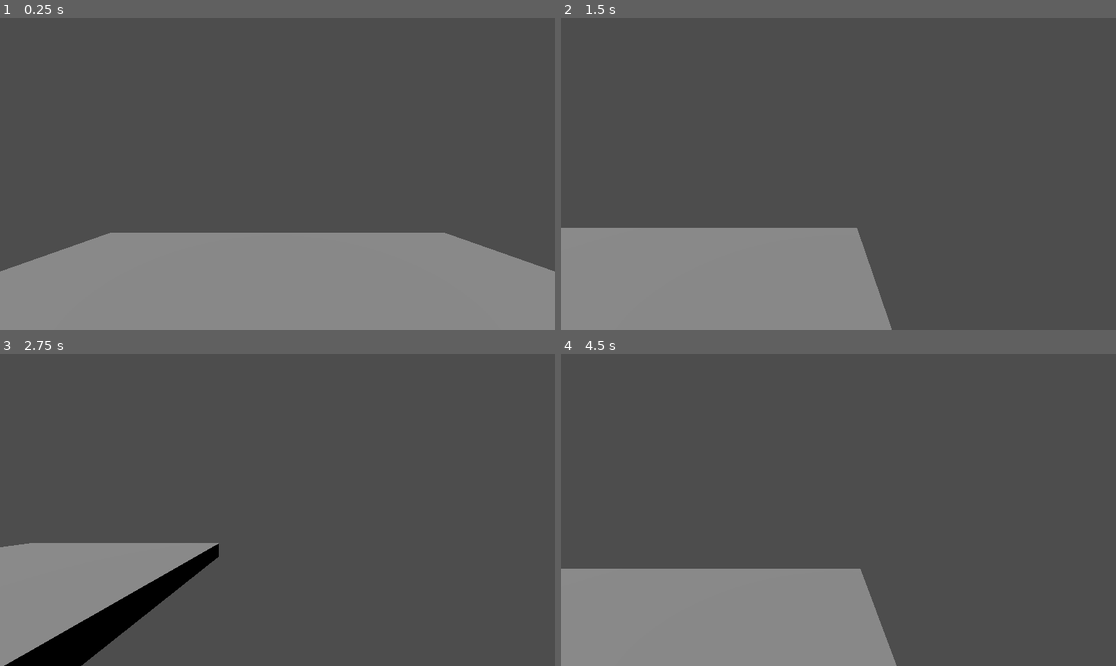
Above: before the commit, frames 1-4 (two rows, left to right).
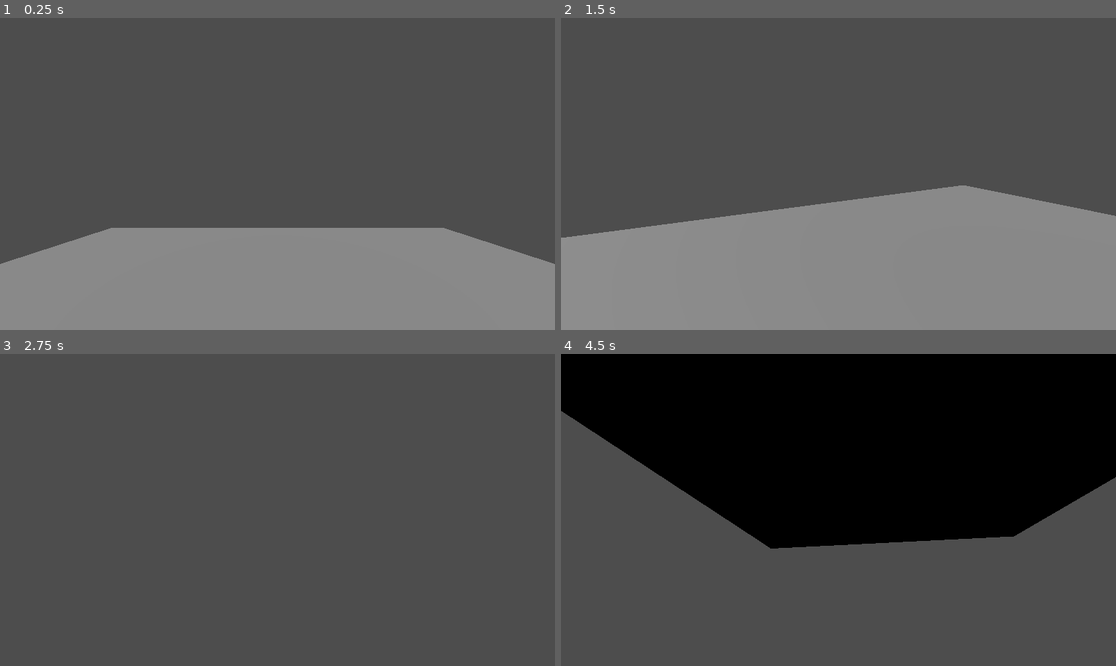
Above: after the commit, the same moments.

Repository: arrowira/DarkFantasyRPG
Game: Godot game, scene res://Scenes/Main.tscn
Same seed, same stepped clock (60 frames per second), same inputs: the game is played once before the commit and once after it.
Inputs (mouse positions are in pixels of both pictures, inside the frame that each line leads up to):
- Up to frame 1 (0.25 s): no input
- Up to frame 2 (1.5 s): move the mouse to (960, 158) at 0.52 s; hold D (Right) 0.53-1.28 s; hold Space (Jump, bound only after the commit) 0.53-1.28 s; move the mouse to (727, 189) at 1.27 s; hold S (Backward) from 1.28 s (still down); tap Space (Jump, bound only after the commit) at 1.35 s
- Up to frame 3 (2.75 s): tap Space (Jump, bound only after the commit) at 1.52, 1.82 s; move the mouse to (333, 441) at 2.02 s; release S (Backward) at 2.03 s; hold D (Right) from 2.03 s (still down); hold Space (Jump, bound only after the commit) from 2.03 s (still down)
- Up to frame 4 (4.5 s): move the mouse to (810, 572) at 2.77 s; release D (Right) at 2.78 s; release Space (Jump, bound only after the commit) at 2.78 s; hold W (Forward) 2.78-3.53 s; tap Space (Jump, bound only after the commit) at 2.85, 3.02, 3.32, 4.35 s; move the mouse to (1005, 556) at 3.52 s; hold Space (Jump, bound only after the commit) 3.53-4.28 s; hold A (Left) from 3.53 s (still down); move the mouse to (672, 463) at 4.27 s

The runs differ from the first frame. In frame 1, 1.7% of the frame differs, in the area x 0-100%, y 67-82%; in frame 2, 21%; in frame 3, 11%; in frame 4, 69%, in the area x 0-100%, y 0-100%.

Commit message:
Full FPS Controller

Diff:
--- a/dark-fantasy-rpg/Scenes/Main.tscn
+++ b/dark-fantasy-rpg/Scenes/Main.tscn
@@ -1,8 +1,10 @@
-[gd_scene load_steps=3 format=3 uid="uid://b5o2jc4gm3fue"]
+[gd_scene load_steps=4 format=3 uid="uid://b5o2jc4gm3fue"]
 
 [ext_resource type="PackedScene" uid="uid://h3rweylpaqkv" path="res://Scenes/Player.tscn" id="1_r150o"]
 
 [sub_resource type="BoxMesh" id="BoxMesh_r150o"]
+
+[sub_resource type="BoxShape3D" id="BoxShape3D_r150o"]
 
 [node name="Node3D" type="Node3D"]
 
@@ -15,5 +17,10 @@
 transform = Transform3D(14.494624, 0, 0, 0, 1, 0, 0, 0, 18.329693, 0, -2.3781414, 0)
 mesh = SubResource("BoxMesh_r150o")
 
+[node name="StaticBody3D" type="StaticBody3D" parent="Ground"]
+
+[node name="CollisionShape3D" type="CollisionShape3D" parent="Ground/StaticBody3D"]
+shape = SubResource("BoxShape3D_r150o")
+
 [node name="DirectionalLight3D" type="DirectionalLight3D" parent="."]
 transform = Transform3D(1, 0, 0, 0, 0.52184355, 0.8530412, 0, -0.8530412, 0.52184355, 0, 9.504418, 6.0265527)
--- a/dark-fantasy-rpg/Scripts/PlayerMovement.gd
+++ b/dark-fantasy-rpg/Scripts/PlayerMovement.gd
@@ -1,10 +1,49 @@
 extends CharacterBody3D
 
 var PlayerSpeed = 1
+var Jump = false
+var JumpVelocity = 2
+var Gravity = 0
+var Grounded = false
+var Friction = 0.9
+
+var MouseSense = 0.005
+var CamPitch = 0
+@onready var Camera = $Camera3D
+
+func _ready() -> void:
+	Input.set_mouse_mode(Input.MOUSE_MODE_CAPTURED)
+	Gravity = ProjectSettings.get_setting("physics/3d/default_gravity")
 
 func _physics_process(delta: float) -> void:
 	var InputDir = Input.get_vector("Left","Right", "Forward", "Backward")
 	var Dir = (transform.basis * Vector3(InputDir.x, 0, InputDir.y)).normalized()
-	velocity+=Dir*PlayerSpeed
-	velocity*=0.9
+	if(Grounded == true):
+		velocity+=Dir*PlayerSpeed
+	else:
+		velocity+=Dir*(PlayerSpeed*0.6)
+	velocity.x*=Friction
+	velocity.z*=Friction
+
+	if(Input.is_action_pressed("Jump") && Jump == true):
+		velocity.y+=JumpVelocity
+		Jump = false
+
+	#Make a custom function later, will detect if on top of enemies or something else as is on floor as well
+	if(!is_on_floor()):
+		velocity.y-=(Gravity*0.01)
+		Jump = false
+		Grounded = false
+	else:
+		Jump = true
+		Grounded = true
+
 	move_and_slide()
+
+#No idea how this functions works. I just copied it.
+func _input(event):
+	if(event is InputEventMouseMotion):
+		rotate_y(-event.relative.x * MouseSense)
+		CamPitch -= event.relative.y * MouseSense
+		CamPitch = clamp(CamPitch, deg_to_rad(-90), deg_to_rad(90))
+		Camera.rotation.x = CamPitch
--- a/dark-fantasy-rpg/project.godot
+++ b/dark-fantasy-rpg/project.godot
@@ -37,3 +37,8 @@
 "events": [Object(InputEventKey,"resource_local_to_scene":false,"resource_name":"","device":0,"window_id":0,"alt_presse …(189 unchanged characters)…
 ]
 }
+Jump={
+"deadzone": 0.2,
+"events": [Object(InputEventKey,"resource_local_to_scene":false,"resource_name":"","device":-1,"window_id":0,"alt_pressed":false,"shift_pressed":false,"ctrl_pressed":false,"meta_pressed":false,"pressed":false,"keycode":0,"physical_keycode":32,"key_label":0,"unicode":32,"location":0,"echo":false,"script":null)
+]
+}
